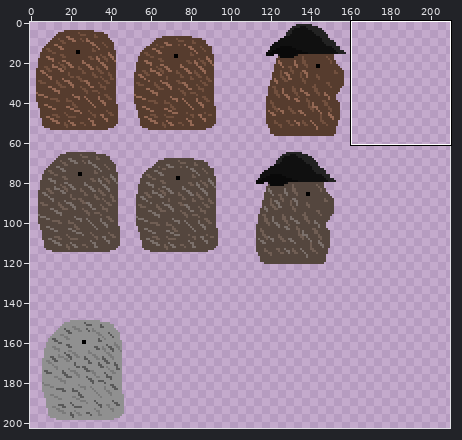
Sprite sheet, stored at Assets/Textures/Characters/stranger_character_colored.png. The first picture is a wide view before the edit; the outline marks the close-up.
Close-up. As it was:
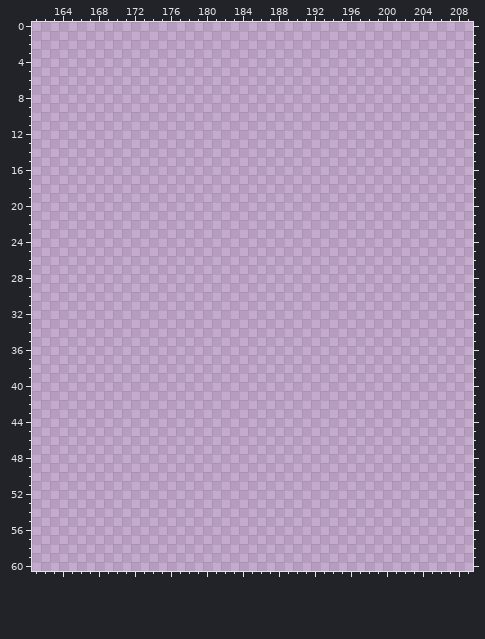
The file is 332x307 pixels. Shown: x 161..209, y 0..60. The wide view leaves out empty margins.
And afterwards:
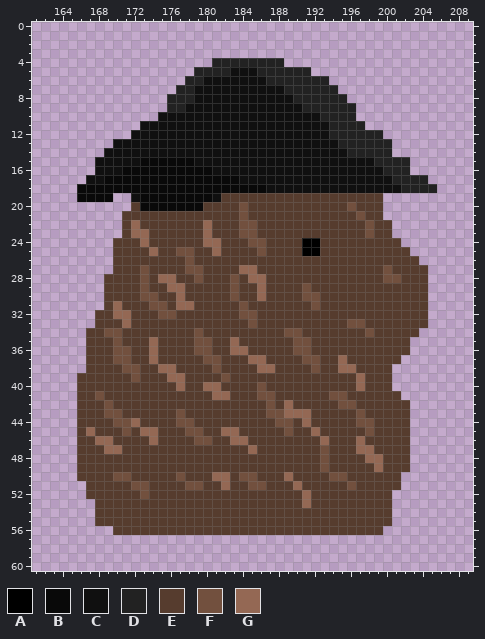
Palette (. is transparent): A #000000  B #090909  C #101010  D #222222  E #563c2e  F #72503e  G #946854
Diff:
Changed rows in their new state; - is an unchanged pixel.
first column x 166:
 4 ---------------DDDDDDDD-----------------
 5 -------------DDDDCCCDDDDDD--------------
 6 ------------DDCCCCCCCDDDDDDD------------
 7 -----------DDCCCCCCCCCCDDDDDD-----------
 8 ----------DDDCCCCCCCCCCCDDDDDD----------
 9 ----------DDCCCCCCCCCCCCCDDDDDD---------
10 ---------CCCCCCCCCCCCCCCCCCDDDD---------
11 -------CCCCCCCCCCCCCCCCCCCCCDDDD--------
12 ------CCCCCCCCCCCCCCCCCCCCCCDDDDDD------
13 ----CCCCCCCCCCCCCCCCCCCCCCCCCDDDDDD-----
14 ---CCCCCCCCCCCCCCCCCCCCCCCCCCCDDDDD-----
15 --CCCCCBBBBBBCCCCCCCCCCCCCCCCCCCCDDDD---
16 --CCCBBBBBBBBBBCCCCCCCCCCCCCCCCCCCDDD---
17 -CCBBBBBBBBBBBBBBBCCCCCCCCCCCCCCCCCDDDD-
18 BBBBBBBBBBBBBBBBBBBBBCCCCCCCCCCCCCCCDDDD
19 BBBB--CBBBBBBBBCEEEEEEEEEEEEEEEEEE------
20 ------EBBBBBBBEEEEFEEEEEEEEEEEFEEE------
21 -----EEEEEEEEEEEEEFEEEEEEEEEEEEFEE------
22 -----EGEEEEEEEGEEEFFEEEEEEEEEEEEFEE-----
23 -----EGGEEEEEEGEEEFFEEEEEEEEEEEEFEE-----
24 ----EEEGEEEEEEGGEEEFFEEEEAAEEEEEEEEE----
25 ----EEEEGEEFFEEGEEEEFEEEEAAEEEEEEEEEE---
26 ----EEEEEEEEFEEEEEEEEEEEEEEEEEEEEEEEEE--
27 ----EEEFEEEEFFEEEEGGEEEEEEEEEEEEEEFEEEE-
28 ---EEEEFEGGEEFEEEFEGGEEEEEEEEEEEEEFFEEE-
29 ---EEEEFEEGGEEEEEFEEGEEEEFEEEEEEEEEEEEE-
30 ---EEEEFFEEGEEEEEFEEGEEEEFFEEEEEEEEEEEE-
31 ---EGEEEFFEGGEEEEEFEEEEEEEFEEEEEEEEEEEE-
32 --EEGGEEEFFEEEEEEEFFEEEEEEEEEEEEEEEEEEE-
33 --EEEGEEEEEEEEEEEEEFEEEEEEEEEEFFEEEEEEE-
34 -EEFFEEEEEEEEFEEEEEEEEEFFEEEEEEEFEEEEE--
35 -EEEFEEEGEEEEFFEEGEEEEEEFFEEEEEEEEEEE---
36 -EEEFFEEGEEEEFFEEGGEEEEEFFEEEEEEEEEEE---
37 -EEEFFEEGEEEEEFFEEEGGEEEEFFEEGEEEEEE----
38 -EEEEFFEEGGEEEEFEEEEGGEEEEFEEGGEEEE-----
39 EEEEEEFEEEGGEEEEFEEEEEEEEEEEEEEGEEE-----
40 EEEEEEEEEEEGEEGGEEEEFEEEEEEEEEEGEEE-----
41 EEFEEEEEEEEEEEEGGEEEFFEEEEEEFFEEEEEE----
42 EEEFEEEEEEEEEEEEEEEEEFEGEEEEEFFEEEEEE---
43 EEEFFEEEEEEFEEEEEEEEEFFGGGEEEEEFEEEEE---
44 EEEEFFGEEEEFFEEEEEEEEEFFEGEEEEEFFEEEE---
45 EGEEEFEGGEEEFFEEGGEEEEEFEEGEEEEEFEEEE---
46 EEGGEEEEGEEEEFFEEGGEEEEEEEEGEEEGEEEEE---
47 EEEGGEEEEEEEEEEEEEEGEEEEEEEFEEEGGEEEE---
48 EEEEEEEEEEEEEEEEEEEEEEEEEEEFEEEEGGEEE---
49 EEEEEEEEEEEEEEEEEEEEEEEEEEEFEEEEEGEEE---
50 EEEEFFEEEEEFEEEGGEFFEEEGEEEEFFEEEEEE----
51 -EEEEEFFEEEEFFEEGEEFFEEEGEEEEEFEEEEE----
52 -EEEEEEFEEEEEEEEEEEEEEEEEGEEEEEEEEE-----
53 --EEEEEEEEEEEEEEEEEEEEEEEGEEEEEEEEE-----
54 --EEEEEEEEEEEEEEEEEEEEEEEEEEEEEEEEE-----
55 --EEEEEEEEEEEEEEEEEEEEEEEEEEEEEEEEE-----
56 ----EEEEEEEEEEEEEEEEEEEEEEEEEEEEEE------
